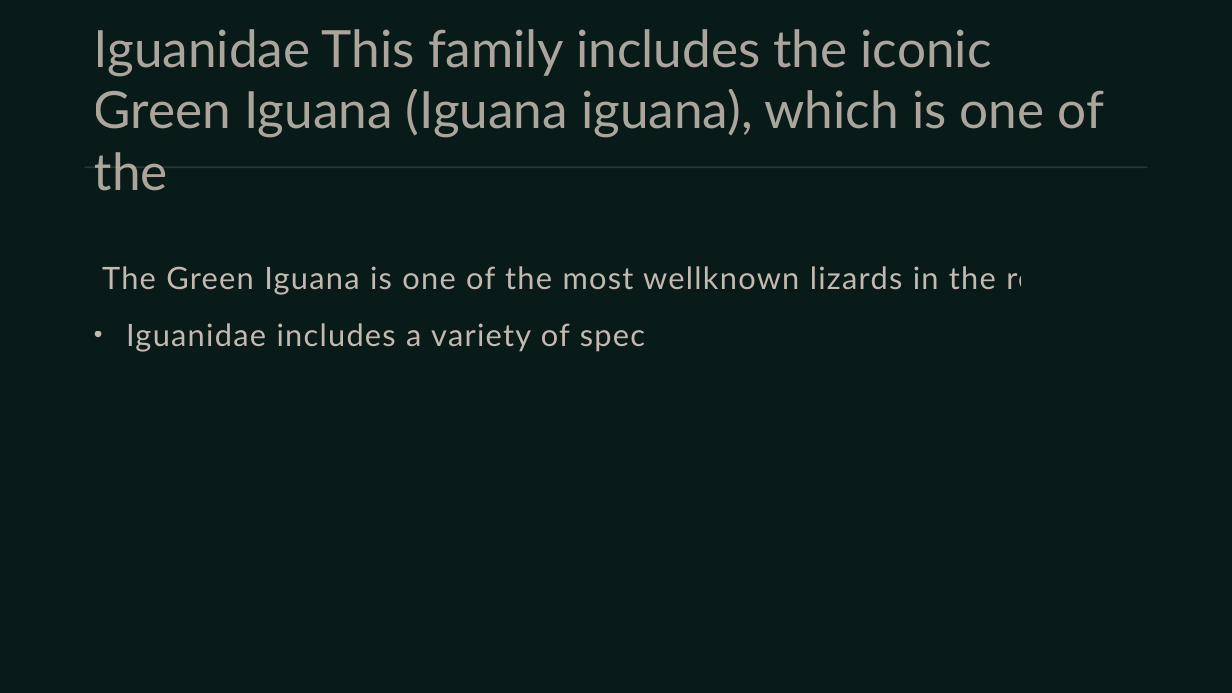
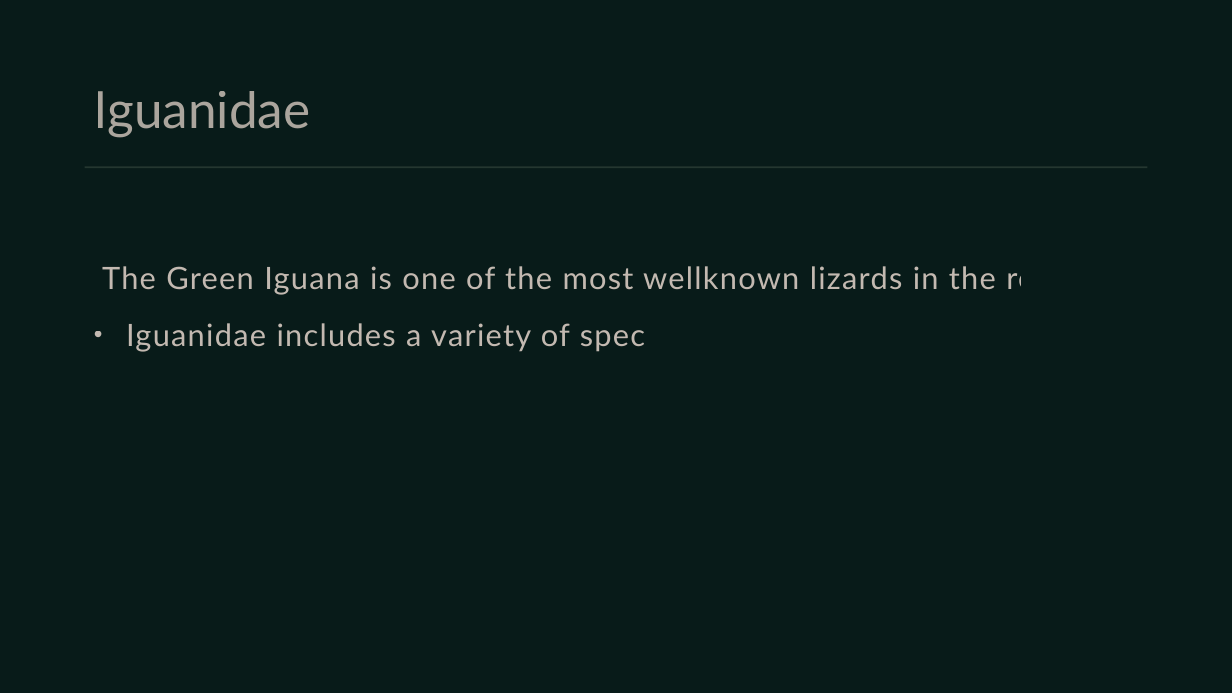
Before and after one commit to umarrasool15/Research2SlidesWebApp, a slide deck: slide 4 of pdfextraction/content/output/A Survey of South American Lizards Biodiversity and Ecological.pptx (slide 2 before the commit). Drawn at 1232x693 pixels with LibreOffice and Linux fonts; fonts in the diff are those of the drawing. Boxes give left, top, right and bottom in pixels: in the first picture for what was removed or moved away, otherwise in the second. Text is boxed around its words. In the diff, an @@ line names an element or a change of style, - is before the commit and + after.

```diff
--- a/pdfextraction/content/output/A Survey of South American Lizards Biodiversity and Ecological.pptx
+++ b/pdfextraction/content/output/A Survey of South American Lizards Biodiversity and Ecological.pptx
@@ title at box(94, 91, 311, 138): text changed @@
-Iguanidae This family includes the iconic Green Iguana (Iguana iguana), which is one of the
+Iguanidae
```
Also in this commit, not shown: 10 other slides changed, 8 slides added, 2 slides removed, 48 other files.
